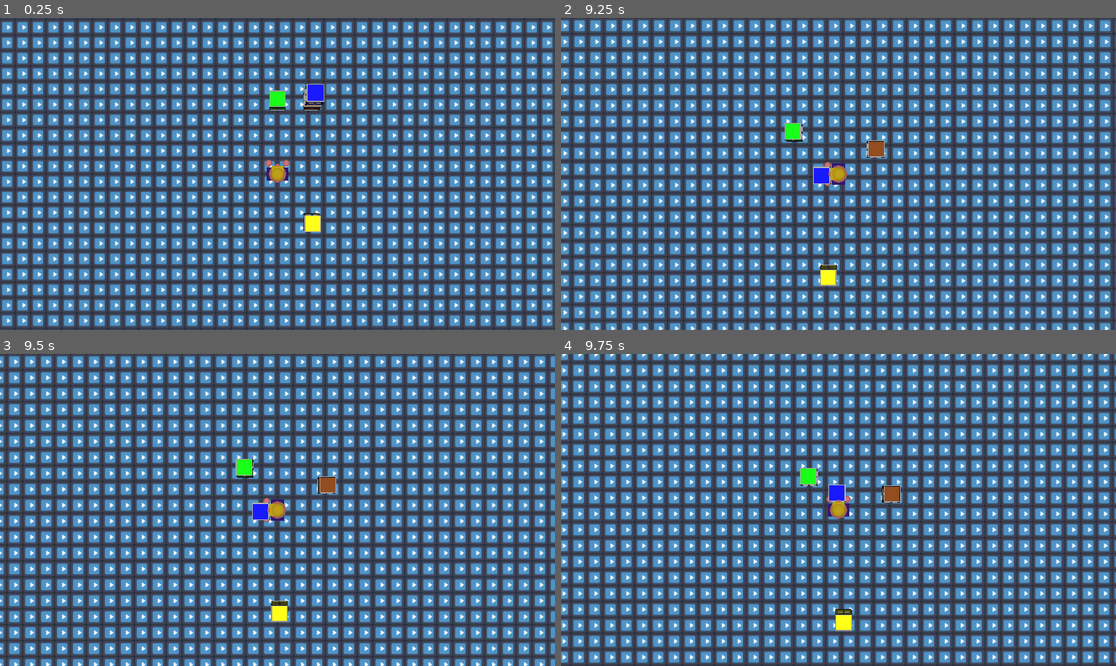
Above: before the commit, frames 1-4 (two rows, left to right).
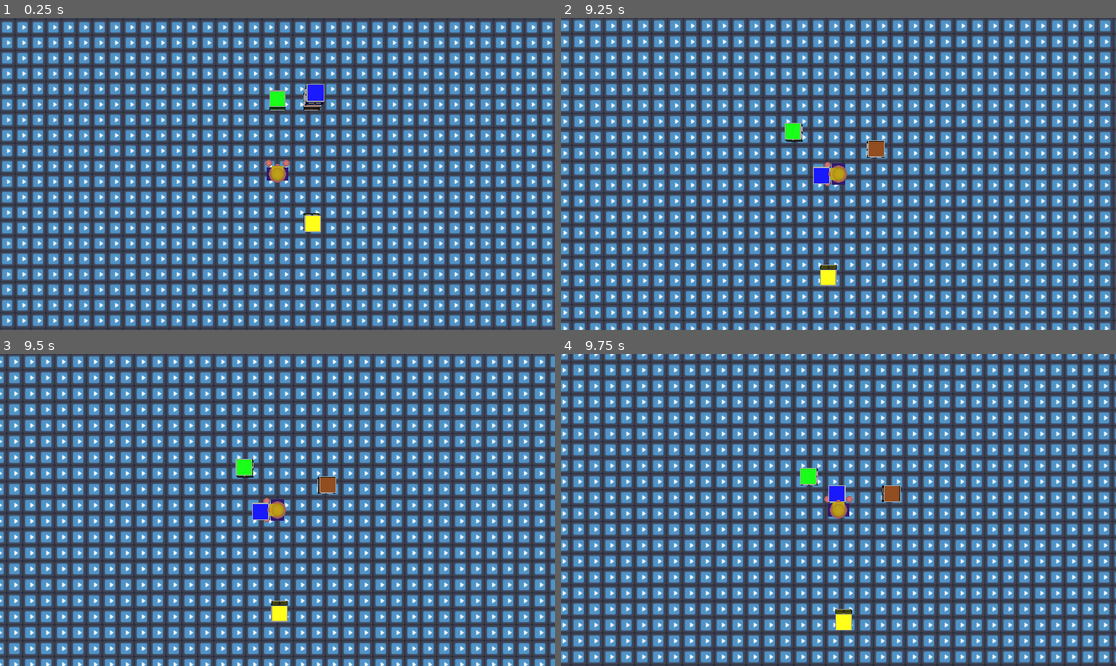
Above: after the commit, the same moments.

Repository: Griiimon/Store-Store-Store
Game: Godot game, scene res://level.tscn
The game is run twice, just before and just after one commit, with the same random seed, the same clock (stepped at 60 frames per second) and the same inputs. The engine's default icon, where the game draws it, is replaced by a stand-in: a white triangle on a blue panel in a dark square.
Inputs:
- Up to frame 1 (0.25 s): no input
- Up to frame 2 (9.25 s): hold Up (ui_up) 0.53-2.03 s; tap Space (drop) every 2.25 s from 0.6 to 7.35 s; tap Ctrl (strafe) at 1.35, 5.85 s; hold C (tilt_camera) 2.03-2.78 s; hold Left (ui_left) 2.03-3.53 s; hold Down (ui_down) 3.53-4.28 s; hold Ctrl (strafe) 3.53-4.28 s; hold Right (ui_right) 4.28-5.03 s; tap C (tilt_camera) at 4.35, 8.85 s; hold Up (ui_up) 5.03-5.78 s; hold Right (ui_right) 5.78-8.03 s; hold C (tilt_camera) 6.53-7.28 s; hold Down (ui_down) 8.03-8.78 s; hold Ctrl (strafe) 8.03-8.78 s; hold Left (ui_left) from 8.78 s (still down)
- Up to frame 3 (9.5 s): keep holding Left (ui_left)
- Up to frame 4 (9.75 s): release Left (ui_left) at 9.53 s; hold Up (ui_up) from 9.53 s (still down); tap Space (drop) at 9.6 s

Frames 1-3 are identical in both runs. In frame 4, 6.9% of the frame differs, in the area x 0-100%, y 0-99%.
Error before the commit: Parse Error: Function "reset_tweens()" not found in base self. (res://player/drop_player_state.gd:8)

Commit message:
refactor tweens

Diff:
--- a/player/state machine/pick_up_player_state.gd
+++ b/player/state machine/pick_up_player_state.gd
@@ -6,10 +6,7 @@
 
 
 func on_enter():
-	reset_hand_positions()
-	hand_offset_tween= create_tween()
-	right_hand_tween= create_tween()
-	left_hand_tween= create_tween()
+	reset_tweens(true)
 
 	hand_offset_tween.tween_property(player.hands_offset, "global_position:y", crate.global_position.y, 0.5)
 	right_hand_tween.tween_property(player.right_hand, "position:x", 0.1, 0.2).as_relative()
--- a/player/state machine/player_state_machine_state.gd
+++ b/player/state machine/player_state_machine_state.gd
@@ -53,16 +53,24 @@
 		prev_move_vec= move_vec
 
 
-func reset_hand_positions():
+func reset_tweens(reset_hand_position: bool= false):
 	if hand_offset_tween:
 		hand_offset_tween.kill()
-		player.hands_offset.position= player.orig_hand_offset_pos
+		if reset_hand_position:
+			player.hands_offset.position= player.orig_hand_offset_pos
+	hand_offset_tween= create_tween()
+
 	if right_hand_tween:
 		right_hand_tween.kill()
-		player.right_hand.position= player.orig_right_hand_pos
-	if right_hand_tween:
-		right_hand_tween.kill()
-		player.right_hand.position= player.orig_left_hand_pos
+		if reset_hand_position:
+			player.right_hand.position= player.orig_right_hand_pos
+	right_hand_tween= create_tween()
+
+	if left_hand_tween:
+		left_hand_tween.kill()
+		if reset_hand_position:
+			player.left_hand.position= player.orig_left_hand_pos
+	left_hand_tween= create_tween()
 
 
 func restore_model_transform()-> bool:
